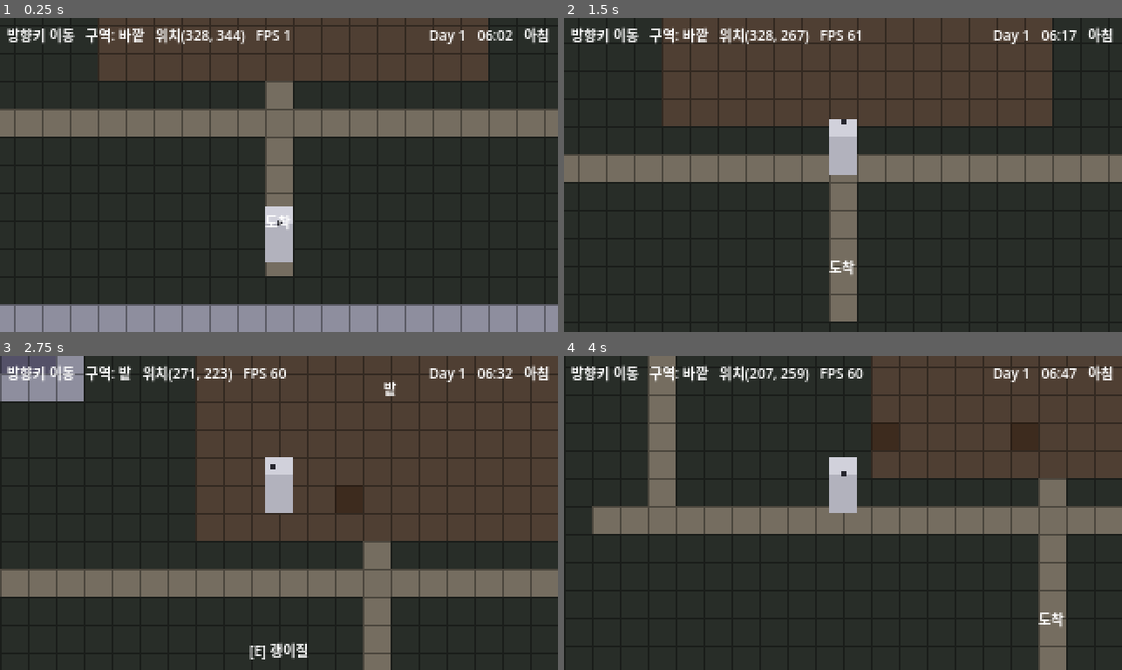
Above: before the commit, frames 1-4 (two rows, left to right).
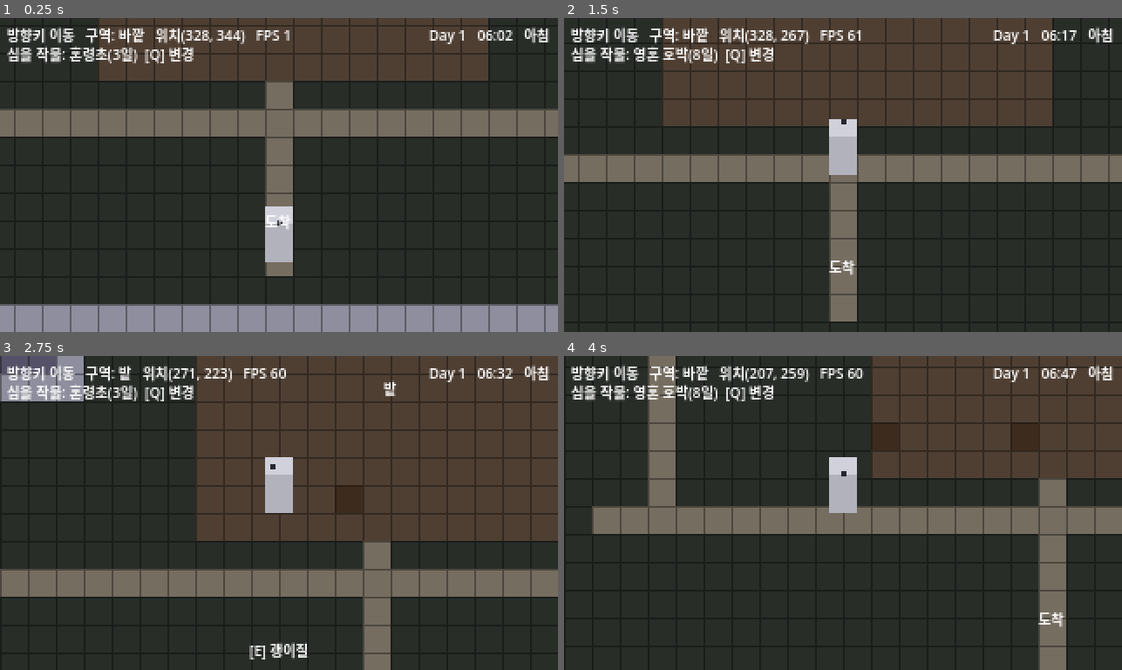
Above: after the commit, the same moments.

Repository: JeffKM/naraka-valley
Game: Godot game, scene res://main.tscn
Two runs of this game, one before a commit and one after it. Both use one fixed random seed, a clock stepped at 60 frames per second and the inputs below.
Inputs:
- Up to frame 1 (0.25 s): no input
- Up to frame 2 (1.5 s): tap Enter (ui_accept) at 0.5, 0.77 s; hold Up (ui_up) from 0.53 s (still down); tap E (interact) at 0.6 s; tap Q (cycle_crop, bound only after the commit) at 0.8, 1.35 s
- Up to frame 3 (2.75 s): tap Enter (ui_accept) at 1.52 s; tap E (interact) at 1.55, 2.1 s; release Up (ui_up) at 2.03 s; hold Left (ui_left) from 2.03 s (still down); tap Q (cycle_crop, bound only after the commit) at 2.3 s
- Up to frame 4 (4 s): tap Q (cycle_crop, bound only after the commit) at 2.85, 3.8 s; tap Enter (ui_accept) at 3.02, 3.77 s; tap E (interact) at 3.05, 3.6 s; release Left (ui_left) at 3.53 s; hold Down (ui_down) from 3.53 s (still down)

The runs differ from the first frame. In frame 1, 0.9% of the frame differs, in the area x 1-35%, y 8-15%; in frame 2, 1.0%, in the area x 1-38%, y 8-15%; in frame 3, 0.8%; in frame 4, 1.0%.

Commit message:
✨ feat: T2.3 작물 성장(일수 경과) 연결 — 심고·물주고·키워 수확
- field.gd: 칸에 crop(작물 id)/grown_days(누적 성장일) 추가. "어디에 뭐가
  며칠 자랐나"라는 세이브 상태만 들고, 성장일수 등 카탈로그 값은 CropCatalog로
  조회(데이터/상태 분리). advance_day()/harvest()/is_mature()/growth_stage()
  추가, next_action에 '수확' 단계 추가(괭이질→심기→물주기→…자람…→수확).
- 성장 규칙(스타듀식): 물 준(watered) 칸만 다음 날 grown_days +1, 그 뒤 모든
  칸의 흙은 아침에 마른다 → 매일 물 줘야 자람. 물 안 준 칸은 안 자람.
- 성장 트리거: GameClock.day_advanced → FarmField.advance_day()(시그널
  디커플링). 시계가 미리 연 훅을 코드 수정 없이 그대로 사용.
- 수확: harvest()는 다 자란 칸을 빈 경작 칸으로 리셋하고 거둔 작물 id를 반환.
  골드 지급은 T3.1 경제가 이 반환값으로 처리(범위 분리).
- main.gd: clock.day_advanced 연결, Q로 작물 순환 선택(빠른 성장 순), 심을 때
  선택 작물 전달. 오버레이 8타일(외형 4 × 젖음 2)로 씨앗/새싹/수확가능(황금)
  시각화 — 다 자라면 황금 새싹 + [E] 수확 안내로 '수확 가능 표시'. 상단 HUD에
  '심을 작물: 이름(N일)' 표시.
- main.tscn: CropLabel 노드 추가.
- 헤드리스 단위검증 통과(물 준 칸만 성장/아침에 마름/성장일수 도달 시 수확
  가능/작물별 속도 차이/수확 후 리셋/잘못된 id 거부) + 통합 빌드 임포트·구동
  에러·경고 0. ▶ 심고-물주고-키워서 수확하는 한 사이클이 돈다.

Co-Authored-By: Claude Opus 4.8 (1M context) <noreply@anthropic.com>

Diff:
--- a/game/field.gd
+++ b/game/field.gd
@@ -1,29 +1,36 @@
 extends Node
 class_name FarmField
-# T2.1 — 밭 칸 상호작용(괭이질 → 심기 → 물주기).
+# T2.1 — 밭 칸 상호작용(괭이질 → 심기 → 물주기) + T2.3 — 작물 성장(일수 경과).
 #
-# 목적: 한 칸에서 괭이질→심기→물주기가 "순서대로" 되고, 칸 상태가
-#       (미경작/경작/심김/젖음)으로 바뀌는지 회색 도형만으로 검증한다(ADR-0001).
+# 목적:
+#   - T2.1: 한 칸에서 괭이질→심기→물주기가 "순서대로" 되고, 칸 상태가
+#     (미경작/경작/심김/젖음)으로 바뀌는지 회색 도형만으로 검증한다(ADR-0001).
+#   - T2.3: 심은 작물이 날이 지나며 단계가 오르고, 다 자라면 수확 가능해진다.
+#     성장 규칙은 스타듀식: "물 준 칸만 다음 날 자라고, 매일 아침 흙이 마른다."
 #
 # 설계 메모:
 #   - clock.gd(GameClock)와 같은 결: 이 노드는 "밭 칸 상태"라는 단일 책임만 가진다.
 #     화면 표시(오버레이 타일·커서)·입력은 main.gd가 맡고, 여기서는 상태와
 #     tile_changed 시그널만 제공한다. main은 시그널로 디커플링되어 붙는다.
-#   - 후속 시스템을 위한 훅을 미리 연다:
-#       · T2.2 저승 작물 3종 — plant()가 지금은 작물 종류 없이 '심김'만 표시하지만,
-#         crop_id 인자를 받도록 자연스럽게 확장될 자리다(지금은 그레이박스 1종).
-#       · T2.3 작물 성장 — 칸별 성장 단계가 여기 _tiles에 필드로 추가되고,
-#         GameClock.day_advanced에 이 노드가 연결되면 코드 흐름이 그대로 이어진다.
-#       · T2.5 세이브/로드 — 상태를 순수 Dictionary로만 들고 있어 그대로 직렬화된다
-#         (Vector2i 키, bool 값). 그래서 일부러 inner class를 쓰지 않는다.
+#   - 작물 정의는 CropCatalog(crops.gd, 정적 참조 데이터)에서 읽는다. 이 노드는
+#     "어떤 작물이 어디에 심겼고 며칠 자랐나"라는 세이브 상태만 들고, 성장일수
+#     같은 카탈로그 값은 CropCatalog로 조회한다(데이터/상태 분리).
+#   - 성장 트리거: GameClock.day_advanced에 main이 advance_day()를 연결한다.
+#     시계는 코드 수정 없이 이 노드를 구동한다(시그널 디커플링).
+#   - T2.5 세이브/로드 — 상태를 순수 Dictionary로만 들고 있어 그대로 직렬화된다
+#     (Vector2i 키, bool/String/int 값). 그래서 일부러 inner class를 쓰지 않는다.
 #   - 완료기준의 "순서대로"는 next_action()이 강제한다: 경작 전엔 심을 수 없고,
-#     심기 전엔 물을 줄 수 없다.
+#     심기 전엔 물을 줄 수 없으며, 다 자라기 전엔 수확할 수 없다.
 
 signal tile_changed(tile: Vector2i)  # 칸 상태가 바뀐 프레임(main이 듣고 오버레이 갱신)
 
 # 칸 상태 저장.
-#   - 키가 없음        → 미경작(맨 흙). 메모리·세이브를 아끼려 경작된 칸만 담는다.
-#   - { planted, watered } → 경작된 칸. tilled 여부는 "키 존재"로 표현한다.
+#   - 키가 없음 → 미경작(맨 흙). 메모리·세이브를 아끼려 경작된 칸만 담는다.
+#   - 값 Dictionary 필드:
+#       planted    : 작물이 심겼는가
+#       watered    : 오늘 물을 줬는가(매일 아침 advance_day에서 false로 마름)
+#       crop       : 심은 작물 id(CropCatalog의 영문 id, "" = 없음)
+#       grown_days : 물 주고 잔 날의 누적(성장 진행도). growth_days 도달 시 수확 가능
 var _tiles: Dictionary = {}
 
 # ── 조회 ────────────────────────────────────────────────────────────────────
@@ -36,29 +43,90 @@
 func is_watered(t: Vector2i) -> bool:
 	return is_tilled(t) and _tiles[t]["watered"]
 
+# 심긴 작물 id("" = 없음). T2.5 세이브·T3 경제(판매가 조회)가 쓴다.
+func crop_of(t: Vector2i) -> String:
+	return _tiles[t]["crop"] if is_planted(t) else ""
+
+# 누적 성장 일수(물 준 날만 쌓인다). 안 심긴 칸은 0.
+func grown_days_of(t: Vector2i) -> int:
+	return _tiles[t]["grown_days"] if is_planted(t) else 0
+
+# 다 자라 수확 가능한가 = 심김 + 누적 성장일수 ≥ 작물 성장일수.
+func is_mature(t: Vector2i) -> bool:
+	if not is_planted(t):
+		return false
+	var need := CropCatalog.growth_days(_tiles[t]["crop"])
+	return need >= 0 and _tiles[t]["grown_days"] >= need
+
+# 시각 성장 단계(오버레이용): -1=작물없음 / 0=씨앗 / 1=새싹 / 2=수확가능.
+# 작물별 stages 수와 무관한 그레이박스 3단계(외형). 속도 차이는 growth_days가 낸다.
+func growth_stage(t: Vector2i) -> int:
+	if not is_planted(t):
+		return -1
+	if is_mature(t):
+		return 2
+	return 0 if _tiles[t]["grown_days"] == 0 else 1
+
 # ── 단위 동작(가능하면 수행하고 true, 이미 그 상태면 false) ─────────────────
 func hoe(t: Vector2i) -> bool:
 	if is_tilled(t):
 		return false
-	_tiles[t] = {"planted": false, "watered": false}
+	_tiles[t] = {"planted": false, "watered": false, "crop": "", "grown_days": 0}
 	tile_changed.emit(t)
 	return true
 
-func plant(t: Vector2i) -> bool:
-	# 경작된 빈 칸에만 심는다(괭이질 → 심기 순서 강제).
+func plant(t: Vector2i, crop_id: String) -> bool:
+	# 경작된 빈 칸에, 카탈로그에 있는 작물만 심는다(괭이질 → 심기 순서 강제).
 	if not is_tilled(t) or is_planted(t):
 		return false
+	if not CropCatalog.has_crop(crop_id):
+		return false
 	_tiles[t]["planted"] = true
+	_tiles[t]["crop"] = crop_id
+	_tiles[t]["grown_days"] = 0
 	tile_changed.emit(t)
 	return true
 
 func water(t: Vector2i) -> bool:
-	# 심은 칸에만 물을 준다(심기 → 물주기 순서 강제). T2.3에서 '물 준 칸만 성장'으로 쓰인다.
-	if not is_planted(t) or is_watered(t):
+	# 다 자라지 않은, 심은 마른 칸에만 물을 준다(심기 → 물주기 순서 강제).
+	# 물 준 칸만 advance_day에서 자란다.
+	if not is_planted(t) or is_watered(t) or is_mature(t):
 		return false
 	_tiles[t]["watered"] = true
 	tile_changed.emit(t)
 	return true
+
+# 수확: 다 자란 칸을 거두고 빈 경작 칸으로 되돌린다. 거둔 작물 id를 반환("" = 실패).
+# 골드 지급(T3.1 경제)은 이 반환값(작물 id)으로 호출 측이 처리한다(범위 분리).
+func harvest(t: Vector2i) -> String:
+	if not is_mature(t):
+		return ""
+	var crop_id: String = _tiles[t]["crop"]
+	_tiles[t]["planted"] = false
+	_tiles[t]["crop"] = ""
+	_tiles[t]["grown_days"] = 0
+	tile_changed.emit(t)
+	return crop_id
+
+# ── 하루 경과(취침 트리거) ───────────────────────────────────────────────────
+# GameClock.day_advanced에 연결된다. 스타듀 규칙:
+#   1) 물 준(watered) 칸은 성장일수가 +1 된다(아직 다 자라기 전까지만).
+#   2) 모든 경작 칸의 흙은 아침에 마른다(watered → false).
+# 상태가 바뀐 칸마다 tile_changed를 발화해 main이 오버레이를 갱신한다.
+func advance_day() -> void:
+	for t in _tiles.keys():
+		var tile: Dictionary = _tiles[t]
+		var changed := false
+		# 1) 물 준 데다 아직 덜 자란 작물만 하루치 성장.
+		if tile["planted"] and tile["watered"] and not is_mature(t):
+			tile["grown_days"] += 1
+			changed = true
+		# 2) 흙은 아침에 마른다.
+		if tile["watered"]:
+			tile["watered"] = false
+			changed = true
+		if changed:
+			tile_changed.emit(t)
 
 # ── 단일 키 흐름 ─────────────────────────────────────────────────────────────
 # 이 칸에서 다음에 할 수 있는 동작 이름("" = 더 할 것 없음). 프롬프트·interact가 공유한다.
@@ -67,19 +135,24 @@
 		return "괭이질"
 	if not is_planted(t):
 		return "심기"
+	if is_mature(t):
+		return "수확"
 	if not is_watered(t):
 		return "물주기"
-	return ""
+	return ""  # 심겼고 물도 줬으나 아직 덜 자람 → 내일을 기다린다
 
 # 한 번의 상호작용: 칸 상태에 맞는 다음 동작을 수행하고 그 이름을 반환한다("" = 무동작).
-# main의 입력 한 키(E)가 이걸 호출 → 누를 때마다 괭이질→심기→물주기로 진행된다.
-func interact(t: Vector2i) -> String:
+# main의 입력 한 키(E)가 이걸 호출 → 누를 때마다 괭이질→심기→물주기→(성장)→수확.
+# crop_id는 "심기" 단계에서만 쓰인다(main이 현재 선택한 작물을 넘긴다).
+func interact(t: Vector2i, crop_id: String) -> String:
 	var action := next_action(t)
 	match action:
 		"괭이질":
 			hoe(t)
 		"심기":
-			plant(t)
+			plant(t, crop_id)
 		"물주기":
 			water(t)
+		"수확":
+			harvest(t)
 	return action
--- a/game/main.gd
+++ b/game/main.gd
@@ -33,22 +33,25 @@
 const WALL := 5     # 벽/건물 외벽(통과 X)
 const N_TILES := 6
 
-# ── T2.1 밭 오버레이 타일(Field 레이어 아틀라스 인덱스 = 이 순서) ──────────
+# ── T2.1/T2.3 밭 오버레이 타일(Field 레이어 아틀라스 인덱스) ───────────────
 # Ground의 SOIL 위에 겹쳐 그리는 칸 상태 표시. 미경작 칸은 오버레이 없음(맨 흙).
-const OV_TILLED_DRY := 0    # 경작(마른 고랑)
-const OV_TILLED_WET := 1    # 경작 + 젖음
-const OV_PLANTED_DRY := 2   # 심김(새싹) — 이 인덱스 이상이면 새싹을 그린다
-const OV_PLANTED_WET := 3   # 심김 + 젖음
-const N_OV := 4
-
-# 오버레이 베이스색(고랑). SOIL(0.31,0.25,0.20)보다 어둡게, 젖으면 더 어둡게.
-const OV_BASE := [
-	Color(0.24, 0.17, 0.12),  # TILLED_DRY  — 파낸 마른 고랑
-	Color(0.15, 0.12, 0.11),  # TILLED_WET  — 젖은 고랑(어둡고 축축)
-	Color(0.24, 0.17, 0.12),  # PLANTED_DRY — 베이스 동일 + 새싹
-	Color(0.15, 0.12, 0.11),  # PLANTED_WET — 베이스 동일 + 새싹
-]
-const SPROUT := Color(0.40, 0.62, 0.34)  # 심긴 칸 가운데 회녹색 새싹(그레이박스 작물)
+# 인덱스 = 외형단계(APPEAR) × 2 + 젖음(0 마름 / 1 젖음). 코드로 한 번에 생성한다.
+#   외형단계: 0=빈 고랑(작물 없음) / 1=씨앗 / 2=새싹 / 3=수확가능(황금)
+# 젖음은 베이스 흙색만 어둡게 바꾸고, 외형은 가운데 도형으로 표현한다.
+const AP_EMPTY := 0    # 경작만(고랑)
+const AP_SEED := 1     # 갓 심음(작은 점)
+const AP_SPROUT := 2   # 자라는 중(중간 새싹)
+const AP_MATURE := 3   # 다 자람(큰 황금 새싹 = 수확 가능 표시)
+const N_APPEAR := 4
+const N_OV := N_APPEAR * 2  # 외형 4 × 젖음 2 = 8타일
+
+# 고랑 베이스색. SOIL(0.31,0.25,0.20)보다 어둡게, 젖으면 더 어둡고 축축하게.
+const OV_DRY := Color(0.24, 0.17, 0.12)   # 파낸 마른 고랑
+const OV_WET := Color(0.15, 0.12, 0.11)   # 젖은 고랑
+# 외형단계별 가운데 도형(반지름 px, 색). 수확가능은 황금색으로 눈에 띄게(완료기준 표시).
+const SPROUT := Color(0.40, 0.62, 0.34)   # 회녹색 새싹(그레이박스 작물)
+const MATURE := Color(0.86, 0.74, 0.30)   # 황금 — 다 자람 = 수확 가능
+const AP_DOT := [0, 2, 4, 5]              # 외형단계별 새싹 반지름(EMPTY는 0=안 그림)
 
 # 각 타일의 그레이박스 색(밝기·미세 색조로만 구분, 회색 기조 유지). WALL이 가장 밝다.
 const COLORS := [
@@ -76,6 +79,7 @@
 @onready var sleep_prompt: Label = $CanvasLayer/SleepPrompt
 @onready var interact_prompt: Label = $CanvasLayer/InteractPrompt  # T2.1 [E] 안내
 @onready var farm: FarmField = $FarmField                  # T2.1 밭 칸 상태
+@onready var crop_label: Label = $CanvasLayer/CropLabel    # T2.3 선택 작물 HUD
 @onready var fade: ColorRect = $CanvasLayer/Fade
 
 var _grid: Array = []  # _grid[y][x] = 타일 id
@@ -83,6 +87,10 @@
 
 var _target := Vector2i(-1, -1)  # T2.1 바라보는 앞 칸(상호작용 대상)
 var _target_valid := false       # 그 칸이 밭(SOIL)이라 상호작용 가능한가
+
+# T2.3 현재 심을 작물. Q로 카탈로그(빠른 성장 순)를 순환 선택한다.
+# 그레이박스에선 도구·씨앗 인벤토리 UI 없이 이 한 변수로 작물 종류를 고른다.
+var _selected_crop: String = CropCatalog.HONRYEONGCHO
 
 func _ready() -> void:
 	_ensure_input_actions()
@@ -104,6 +112,11 @@
 	var ev := InputEventKey.new()
 	ev.physical_keycode = KEY_E
 	InputMap.action_add_event("interact", ev)
+	# T2.3 작물 선택 순환(키 Q). 같은 결로 런타임 등록한다.
+	InputMap.add_action("cycle_crop")
+	var ev_q := InputEventKey.new()
+	ev_q.physical_keycode = KEY_Q
+	InputMap.action_add_event("cycle_crop", ev_q)
 
 # ── TileSet 조립: 단색 블록 아틀라스 + WALL 충돌 ──────────────────────────
 func _build_tileset() -> TileSet:
@@ -139,19 +152,25 @@
 	]))
 	return ts
 
-# ── T2.1 밭 오버레이 TileSet: 칸 상태 4종(충돌 없음) ────────────────────────
+# ── T2.1/T2.3 밭 오버레이 TileSet: 칸 상태 8종(충돌 없음) ──────────────────
 # Ground와 같은 방식(단색 블록 아틀라스를 코드 생성)이지만, 상태 표시용이라
-# 물리 레이어는 없다. 심긴 칸(PLANTED_*)에는 가운데 새싹 점을 찍는다.
+# 물리 레이어는 없다. 인덱스 = 외형단계 × 2 + 젖음. 외형단계가 오를수록 가운데
+# 새싹이 커지고, 수확가능 단계는 황금색으로 칠해 "수확 가능 표시"를 만든다.
 func _build_field_tileset() -> TileSet:
 	var img := Image.create_empty(TILE * N_OV, TILE, false, Image.FORMAT_RGBA8)
-	for i in N_OV:
-		var base: Color = OV_BASE[i]
-		img.fill_rect(Rect2i(i * TILE, 0, TILE, TILE), base)
-		var edge := base.darkened(0.3)
-		img.fill_rect(Rect2i(i * TILE, 0, TILE, 1), edge)  # 윗줄(고랑 격자감)
-		img.fill_rect(Rect2i(i * TILE, 0, 1, TILE), edge)  # 왼줄
-		if i >= OV_PLANTED_DRY:                              # 심김 → 가운데 새싹 6×6
-			img.fill_rect(Rect2i(i * TILE + 5, 5, 6, 6), SPROUT)
+	for ap in N_APPEAR:
+		for wet in 2:
+			var i := ap * 2 + wet
+			var base := OV_WET if wet == 1 else OV_DRY
+			img.fill_rect(Rect2i(i * TILE, 0, TILE, TILE), base)
+			var edge := base.darkened(0.3)
+			img.fill_rect(Rect2i(i * TILE, 0, TILE, 1), edge)  # 윗줄(고랑 격자감)
+			img.fill_rect(Rect2i(i * TILE, 0, 1, TILE), edge)  # 왼줄
+			var r: int = AP_DOT[ap]                             # 새싹 반지름(0이면 안 그림)
+			if r > 0:
+				var c := MATURE if ap == AP_MATURE else SPROUT
+				var c0 := TILE / 2 - r                          # 가운데 정렬
+				img.fill_rect(Rect2i(i * TILE + c0, c0, r * 2, r * 2), c)
 	var tex := ImageTexture.create_from_image(img)
 
 	var src := TileSetAtlasSource.new()
@@ -250,6 +269,18 @@
 func _setup_clock() -> void:
 	# 24:00에 도달하면(쓰러짐) 위치에 상관없이 강제 취침시킨다.
 	clock.collapsed.connect(_on_collapsed)
+	# T2.3 취침으로 새 날이 시작되면 작물이 하루치 자란다(물 준 칸만). 시그널 디커플링.
+	clock.day_advanced.connect(_on_day_advanced)
+
+# 새 날 시작 → 밭 전체 하루 경과 처리(물 준 칸 성장 +1, 흙 마름).
+func _on_day_advanced(_day: int) -> void:
+	farm.advance_day()
+
+# T2.3 선택 작물을 카탈로그 순서(빠른 성장 순)대로 다음 것으로 순환.
+func _cycle_crop() -> void:
+	var ids := CropCatalog.ids()
+	var i := ids.find(_selected_crop)
+	_selected_crop = ids[(i + 1) % ids.size()]
 
 func _on_collapsed() -> void:
 	_do_sleep()  # 어디서든 쓰러져 다음 날 아침으로
@@ -284,10 +315,15 @@
 	if _can_sleep() and Input.is_action_just_pressed("ui_accept"):
 		_do_sleep()
 
-	# T2.1 밭 상호작용: 바라보는 앞 칸을 대상으로, E 한 키가 다음 단계를 수행한다.
+	# T2.3 작물 선택 순환(Q). 심을 작물을 바꾼다(성장일수가 다른 3종).
+	if not _sleeping and Input.is_action_just_pressed("cycle_crop"):
+		_cycle_crop()
+
+	# T2.1/T2.3 밭 상호작용: 바라보는 앞 칸을 대상으로, E 한 키가 다음 단계를
+	# 수행한다(괭이질→심기→물주기→…자람…→수확). 심기엔 현재 선택 작물을 넘긴다.
 	_update_target()
 	if not _sleeping and _target_valid and Input.is_action_just_pressed("interact"):
-		var did := farm.interact(_target)
+		var did := farm.interact(_target, _selected_crop)
 		# (did != "" 이면 한 동작이 일어남. T2.4에서 여기에 혼력 소모가 붙는다.)
 		if did != "":
 			queue_redraw()  # 새 상태가 바로 보이도록
@@ -297,6 +333,10 @@
 		_zone_at(p), int(p.x), int(p.y), Engine.get_frames_per_second()
 	]
 	clock_label.text = "Day %d   %s   %s" % [clock.day, clock.clock_string(), clock.phase()]
+	# T2.3 선택 작물 HUD: 이름·성장일수 + 전환 안내.
+	crop_label.text = "심을 작물: %s(%d일)  [Q] 변경" % [
+		CropCatalog.name_of(_selected_crop), CropCatalog.growth_days(_selected_crop)
+	]
 	# 집 안에서만 취침 안내를 띄운다(연출 중엔 숨김).
 	sleep_prompt.visible = _can_sleep()
 	# 밭 칸을 바라볼 때만 [E] 안내(다음 동작 이름). 다 키운(물준) 칸이면 숨김.
@@ -339,13 +379,16 @@
 		field_layer.set_cell(t, 0, Vector2i(idx, 0))
 
 # 칸 상태 → 오버레이 아틀라스 인덱스(-1 = 미경작, 오버레이 없음).
+# 인덱스 = 외형단계 × 2 + 젖음. 외형단계는 FarmField.growth_stage(씨앗/새싹/수확가능)
+# 에 빈 고랑(작물 없음)을 더해 매핑한다.
 func _overlay_index(t: Vector2i) -> int:
 	if not farm.is_tilled(t):
 		return -1
-	var wet := farm.is_watered(t)
+	var wet := 1 if farm.is_watered(t) else 0
+	var appearance := AP_EMPTY
 	if farm.is_planted(t):
-		return OV_PLANTED_WET if wet else OV_PLANTED_DRY
-	return OV_TILLED_WET if wet else OV_TILLED_DRY
+		appearance = farm.growth_stage(t) + 1  # 0/1/2 → SEED/SPROUT/MATURE
+	return appearance * 2 + wet
 
 # 대상 칸 강조 커서(흰 1px 테두리). main은 원점 0,0이라 그리기 좌표=타일 픽셀.
 func _draw() -> void:
--- a/game/main.tscn
+++ b/game/main.tscn
@@ -60,6 +60,14 @@
 text = "[E] 괭이질"
 horizontal_alignment = 1
 
+[node name="CropLabel" type="Label" parent="CanvasLayer"]
+offset_left = 4.0
+offset_top = 14.0
+offset_right = 200.0
+offset_bottom = 26.0
+theme_override_font_sizes/font_size = 8
+text = "..."
+
 [node name="Fade" type="ColorRect" parent="CanvasLayer"]
 modulate = Color(1, 1, 1, 0)
 anchor_right = 1.0
Not shown, changed: ROADMAP.md
Not shown, changed: game/README.md
